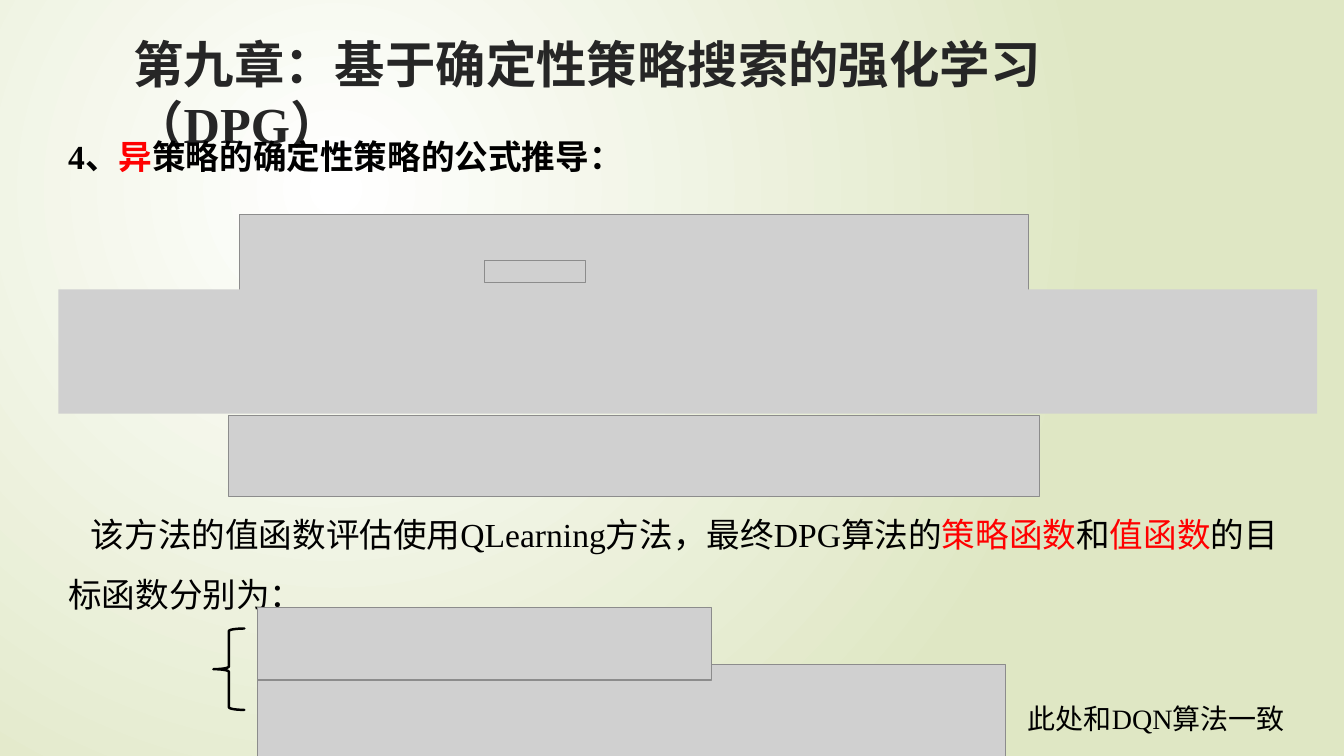
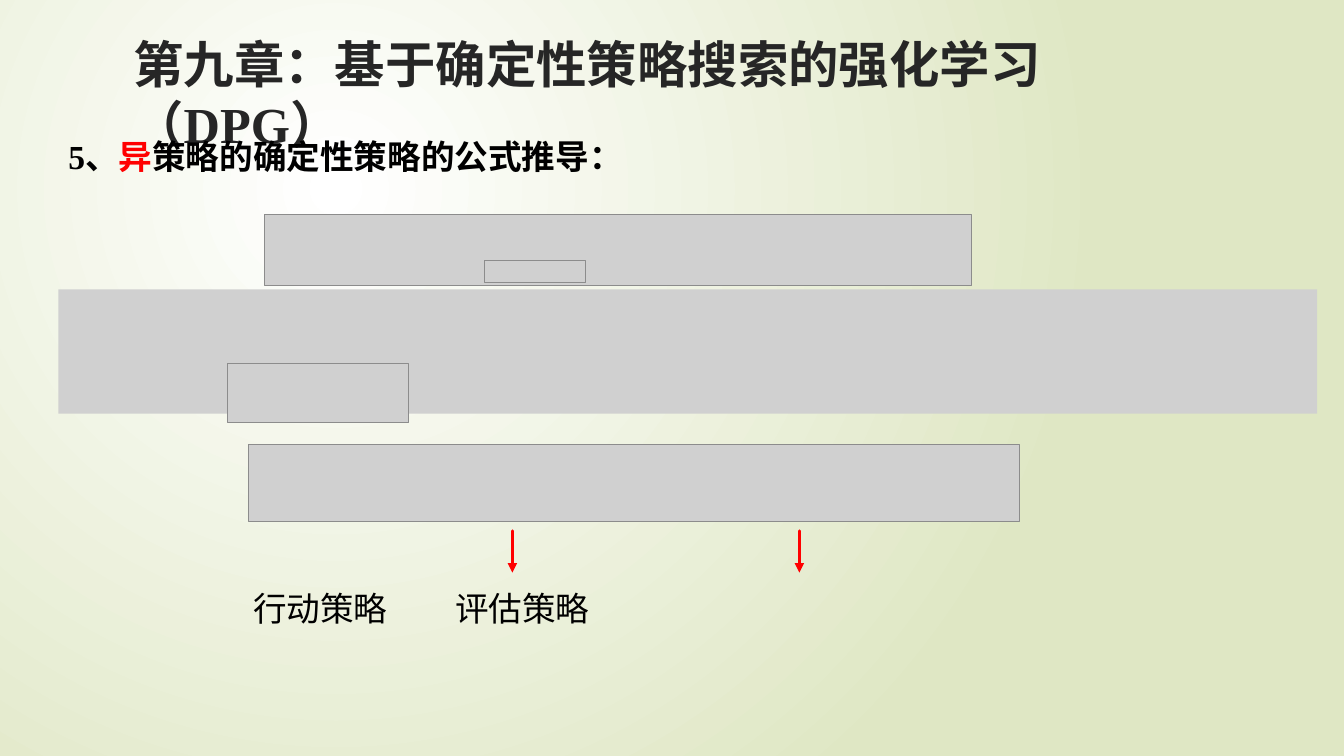
Before and after one commit to zgqzhangguoqi/RL-Flies, a slide deck: slide 53 of 强化学习PPT/强化学习原理入门(4~9章).pptx (slide 52 before the commit). Drawn at 1344x756 pixels with LibreOffice and Linux fonts; fonts in the diff are those of the drawing; grey boxes stand for pictures. Boxes give left, top, right and bottom in pixels: in the first picture for what was removed or moved away, otherwise in the second. Text is boxed around its words. In the diff, an @@ line names an element or a change of style, - is before the commit and + after.

```diff
--- a/强化学习PPT/强化学习原理入门(4~9章).pptx
+++ b/强化学习PPT/强化学习原理入门(4~9章).pptx
@@ text at bbox=[68, 143, 622, 172]: text changed @@
-4、异策略的确定性策略的公式推导：
+5、异策略的确定性策略的公式推导：
@@ picture: place and size @@
-picture at bbox=[240, 215, 1028, 296]
+picture at bbox=[265, 215, 972, 286]
@@ picture added at bbox=[228, 364, 409, 423] @@
@@ picture: place and size @@
-picture at bbox=[229, 415, 1040, 497]
+picture at bbox=[248, 445, 1019, 521]
@@ text removed at bbox=[91, 518, 1278, 555] @@
-该方法的值函数评估使用QLearning方法，最终DPG算法的策略函数和值函数的目标函数分别为：
@@ arrow added from (512, 531) to (512, 573), #FF0000 2.25 pt @@
@@ arrow added from (800, 531) to (800, 573), #FF0000 2.25 pt @@
@@ text added at bbox=[253, 592, 589, 624], 24 pt, text #000000 @@
+行动策略 评估策略
@@ left brace removed at bbox=[214, 629, 245, 711] @@
@@ picture removed at bbox=[257, 607, 711, 680] @@
@@ picture removed at bbox=[257, 664, 1005, 756] @@
@@ text removed at bbox=[1028, 705, 1285, 734] @@
-此处和DQN算法一致
```
Also in this commit, not shown: 6 other slides changed, 4 slides added, 1 slide removed.
